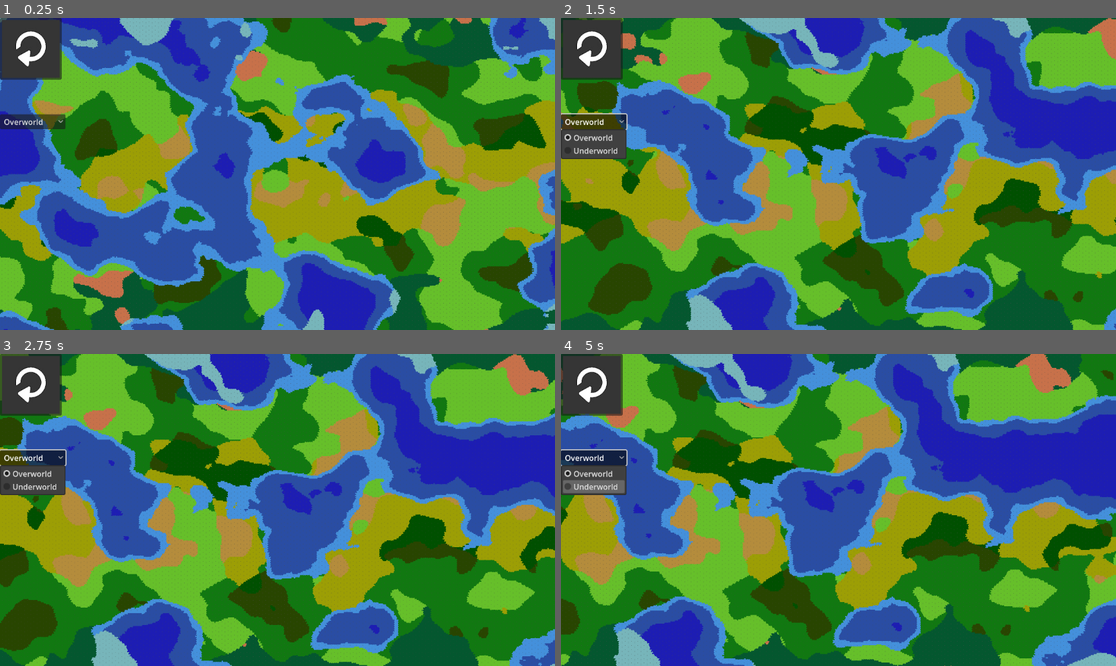
Above: before the commit, frames 1-4 (two rows, left to right).
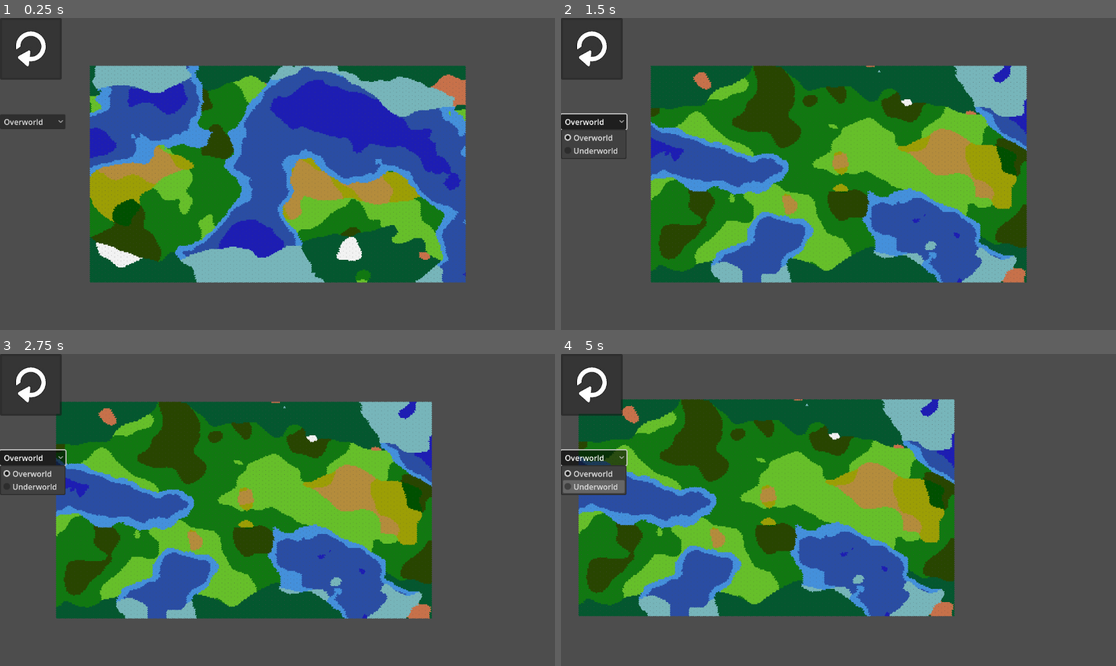
Above: after the commit, the same moments.

Repository: mopolita/ProceduralMap
Game: Godot game, scene res://scenes/main.tscn
The game is run twice, just before and just after one commit, with the same random seed, the same clock (stepped at 60 frames per second) and the same inputs.
Inputs (mouse positions are in pixels of both pictures, inside the frame that each line leads up to):
- Up to frame 1 (0.25 s): no input
- Up to frame 2 (1.5 s): click (594, 49) at 0.5 s; click "Overworld" at 1.25 s
- Up to frame 3 (2.75 s): tap Enter at 2 s; hold Right (ui_right) from 2.03 s (still down)
- Up to frame 4 (5 s): release Right (ui_right) at 2.78 s; hold Down (ui_down) 2.78-3.53 s; hold Right (ui_right) 3.53-4.28 s; hold Up (ui_up) from 4.28 s (still down)

The runs differ from the first frame. In frame 1, 94% of the frame differs, in the area x 0-100%, y 0-100%; in frame 2, 90%; in frame 3, 90%; in frame 4, 90%.

Commit message:
small improvements

Diff:
--- a/scripts/CameraControl.gd
+++ b/scripts/CameraControl.gd
@@ -1,7 +1,7 @@
 extends Node2D
 
 @export var camera : Camera2D
-var zoom_speed = 0.01
+var zoom_speed = 0.1
 var move_speed = 2000.0
 
 func _process(delta):
--- a/scripts/Map.gd
+++ b/scripts/Map.gd
@@ -2,21 +2,21 @@
 
 @export var tile_map:  TileMap
 
-var grid_size = Vector2(700, 400)  # Adjust the size of your grid
+var grid_size = Vector2(300, 200)
 var tile_grid: Array
 var world_type: Enums.WorldType
 
 func _ready():
 	generate_map(world_type)
 
-func generate_map(world_type):
-	Perlin.setup(world_type)
+func generate_map(type):
+	Perlin.setup(type)
 	tile_grid = []
 	for col in range(grid_size.y):
 		var row_array = []
 		for row in range(grid_size.x):
-			var tile_value = Perlin.generate_tile(world_type, row, col, grid_size.y)
-			if (world_type == Enums.WorldType.OVERWORLD):
+			var tile_value = Perlin.generate_tile(type, row, col, grid_size.y)
+			if (type == Enums.WorldType.OVERWORLD):
 				tile_value.append(get_overworld_elevation(tile_value[2]))
 				tile_value.append(get_overworld_type(tile_value[0], tile_value[1], tile_value[2], tile_value[3]))
 				set_overworld_tile(row - (grid_size.x / 2), col  - (grid_size.y / 2), tile_value[4])
